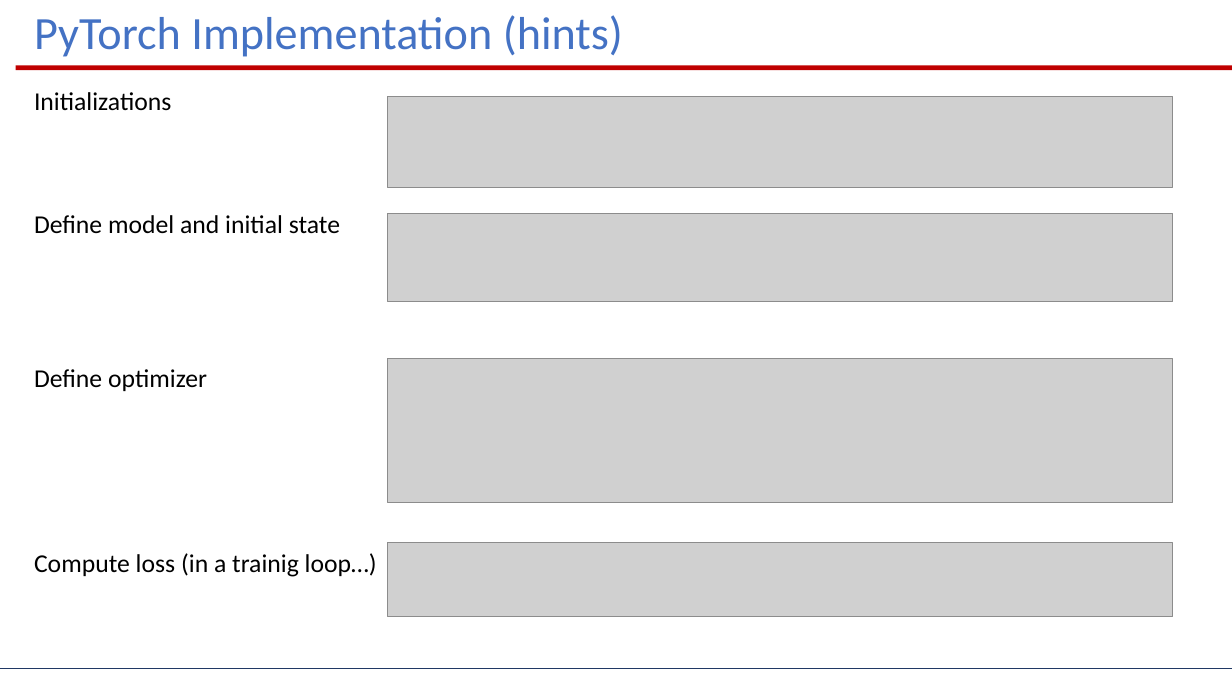
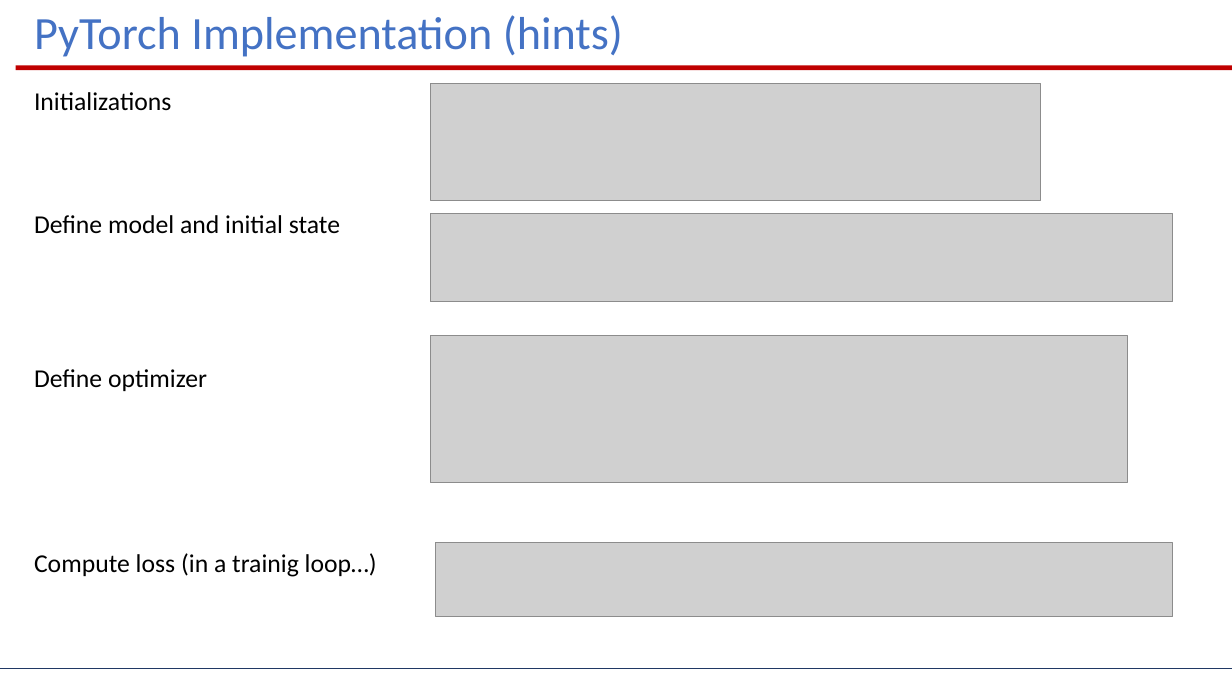
Before and after one commit to dariopi/Deep_Learning_for_SYSID_Lugano24, a slide deck: slide 9 of Exercises/state_space/state_space_exercise.pptx. Drawn at 1232x693 pixels with LibreOffice and Linux fonts; fonts in the diff are those of the drawing; grey boxes stand for pictures. Boxes give left, top, right and bottom in pixels: in the first picture for what was removed or moved away, otherwise in the second. Text is boxed around its words. In the diff, an @@ line names an element or a change of style, - is before the commit and + after.

```diff
--- a/Exercises/state_space/state_space_exercise.pptx
+++ b/Exercises/state_space/state_space_exercise.pptx
@@ picture: place and size @@
-picture at bbox=[387, 96, 1173, 187]
+picture at bbox=[430, 83, 1041, 201]
@@ picture: place and size @@
-picture at bbox=[387, 213, 1173, 302]
+picture at bbox=[430, 213, 1173, 302]
@@ picture: place and size @@
-picture at bbox=[387, 359, 1173, 503]
+picture at bbox=[430, 335, 1128, 482]
@@ picture: place and size @@
-picture at bbox=[387, 543, 1173, 616]
+picture at bbox=[436, 543, 1174, 616]
```
Also in this commit, not shown: 5 other slides changed, 3 other files.
